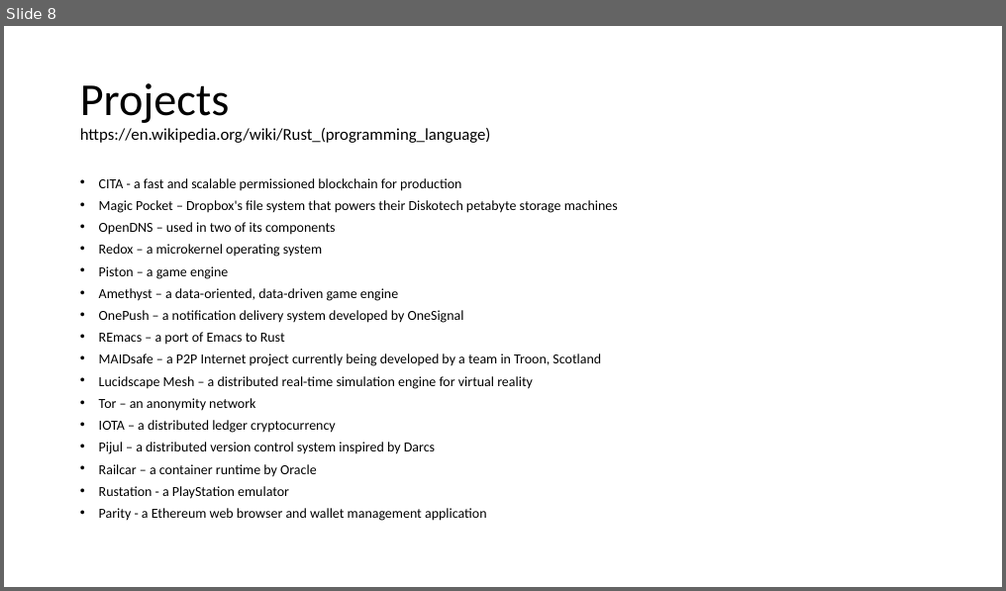
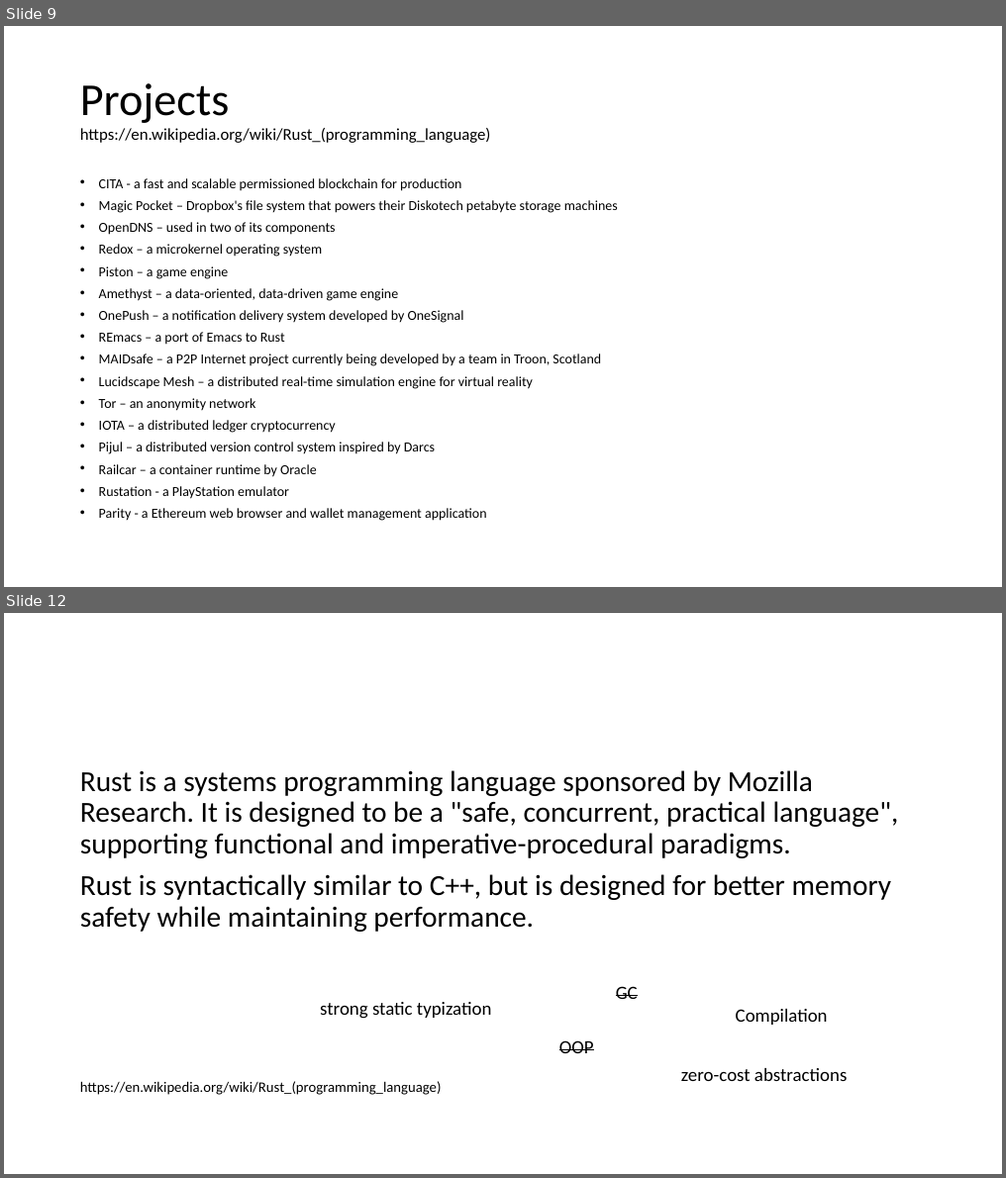
Before and after one commit to AGanyushkin/teraflops, a slide deck: conf_rust.pptx. Shown one above the other, each under a label of ours: slide 8 before the commit, slides 9 and 12 after it; the slides between them are not shown. The pictures are 1006x591 and 1006x1178 pixels, drawn with LibreOffice and Linux fonts; fonts in the diff are those of the drawing. Boxes give left, top, right and bottom in pixels: in the first picture for what was removed or moved away, otherwise in the second. Text is boxed around its words. In the diff, an @@ line names an element or a change of style, - is before the commit and + after.

```diff
--- a/conf_rust.pptx
+++ b/conf_rust.pptx
@@ slide 12 added at bbox=[4, 613, 1002, 1174], background #FFFFFF @@
@@ text added at bbox=[80, 770, 899, 1095], 28 pt, text #000000 @@
+Rust is a systems programming language sponsored by Mozilla Research. It is designed to be a "safe, concurrent, practical language", supporting functional and imperative-procedural paradigms.
+Rust is syntactically similar to C++, but is designed for better memory safety while maintaining performance.
+https://en.wikipedia.org/wiki/Rust_(programming_language)
@@ text added at bbox=[616, 986, 638, 999], 18 pt, text #000000, strikethrough @@
+GC
@@ text added at bbox=[320, 1002, 492, 1019], 18 pt, text #000000 @@
+strong static typization
@@ text added at bbox=[736, 1009, 828, 1025], 18 pt, text #000000 @@
+Compilation
@@ text added at bbox=[559, 1041, 594, 1054], 18 pt, text #000000, strikethrough @@
+OOP
@@ text added at bbox=[681, 1068, 846, 1081], 18 pt, text #000000 @@
+zero-cost abstractions
@@ what was slide 8 is now slide 9 @@
```
Also in this commit, not shown: 1 slide changed, 34 other slides added, 4 slides removed.
